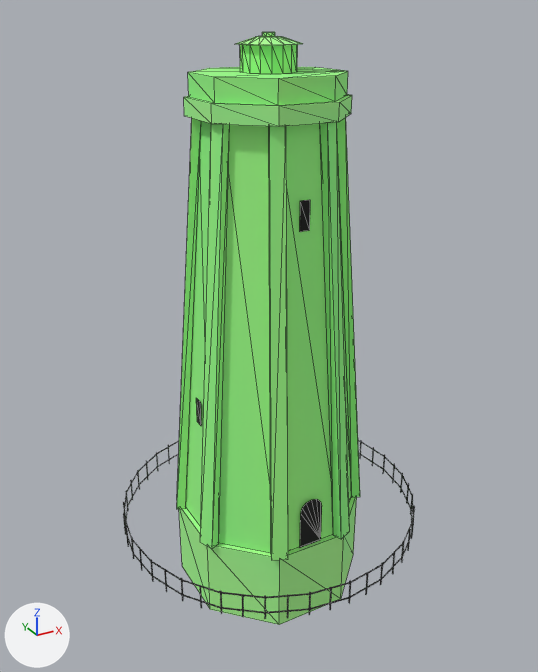
An edit to the glTF model Data/RideUK/Sites/hardy.glb, drawn before and after from the same camera.
Both versions are drawn from a camera (50 mm lens) standing at (-14.6, -26.6, 22.8) and looking at (0.0, 0.0, 9.5). The lights are fixed; the arrows at lower left show +X, +Y and +Z. The picture after the commit comes second. Mesh edges are drawn as thin lines on the coarser meshes. Vertices at exactly the same position are counted once.

Names of what the first picture shows: 'railing', 'tower#far', 'windows'.
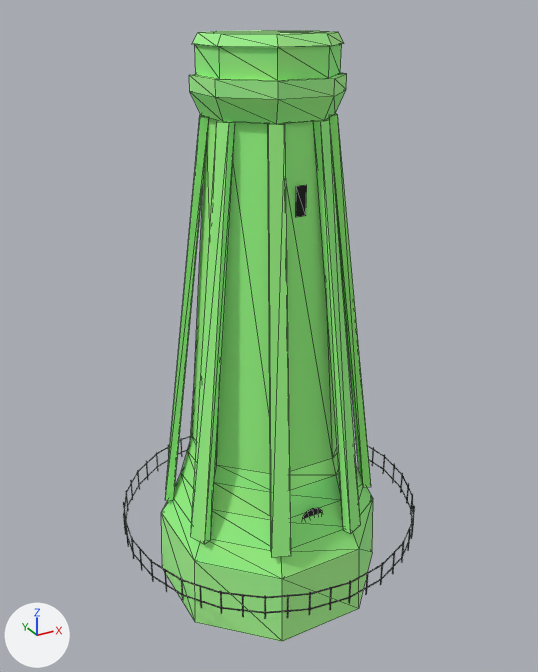
Changed parts and their boxes (x1, y1, x2, y2) in the pictures (538 x 672 px; the box of a moved part takes in the faces that stretch with it):
'tower#far', reshaped (16% wider): before (177, 32, 360, 625); after (161, 30, 373, 642)
'windows', reshaped: before (196, 200, 322, 548); after (296, 185, 322, 519)
part 1 of me_tower_far, moved or reshaped: before (337, 117, 360, 497); after (329, 113, 371, 487)
part 2 of me_tower_far, moved or reshaped: before (320, 122, 350, 539); after (313, 119, 361, 534)
part 3 of me_tower_far, moved or reshaped: before (269, 126, 288, 561); after (268, 124, 291, 558)
part 4 of me_tower_far, moved or reshaped: before (200, 124, 230, 549); after (191, 121, 235, 544)
part 5 of me_tower_far, moved or reshaped: before (177, 118, 201, 509); after (165, 115, 209, 500)
part 6 of me_tower_far, moved or reshaped: before (188, 67, 348, 105); after (195, 44, 341, 81)
part 7 of me_tower_far, moved or reshaped: before (179, 497, 357, 625); after (192, 30, 344, 47)
part 8 of me_tower_far, rebuilt (53% taller): before (184, 94, 352, 127); after (189, 73, 347, 124)
part 9 of me_tower_far, rebuilt (28% wider, 21% taller): before (186, 121, 351, 553); after (161, 118, 373, 642)
part 10 of me_tower_far, deleted (green): before (240, 44, 298, 74)
part 11 of me_tower_far, deleted (green): before (235, 36, 303, 45)
part 12 of me_tower_far, deleted: before (262, 32, 275, 37)
part 13 of me_windows, moved or reshaped: before (300, 499, 322, 548); after (303, 508, 322, 519)
part 14 of me_windows, moved or reshaped (not visible afterwards): before (196, 398, 201, 425)
part 15 of me_windows, moved or reshaped: before (300, 200, 310, 232); after (296, 185, 307, 217)

What the commit changed:
me_tower_far is used by ob_tower_far; location (0.0, 0.0, 0.0).
me_tower_far had 208 vertices, 298 faces and spanned x -4.3..4.3, y -4.3..4.3, z -3.0..22.0.
me_tower_far now has 176 vertices, 292 faces and spans x -5.0..5.0, y -5.0..5.0, z -3.0..22.0.
me_tower_far part 1: the loose piece of 8 vertices spanning x 2.3..4.3, y -2.1..-0.7, z 0.8..19.0 is multiplied about its middle by the matrix ((0.971, 0.0, -0.045), (0.0, 0.972, 0.019), (0.045, -0.019, 0.971)), then moved by (0.1, 0.0, 0.3).
me_tower_far part 2: the loose piece of 8 vertices spanning x 0.7..2.1, y -4.3..-2.3, z 0.8..19.0 is multiplied about its middle by the matrix ((0.972, 0.0, -0.019), (0.0, 0.971, 0.045), (0.019, -0.045, 0.971)), then moved by (0.0, -0.1, 0.3).
me_tower_far part 3: the loose piece of 8 vertices spanning x -2.1..-0.7, y -4.3..-2.3, z 0.8..19.0 is multiplied about its middle by the matrix ((0.972, 0.0, 0.019), (0.0, 0.971, 0.045), (-0.019, -0.045, 0.971)), then moved by (0.0, -0.1, 0.3).
me_tower_far part 4: the loose piece of 8 vertices spanning x -4.3..-2.3, y -2.1..-0.7, z 0.8..19.0 is multiplied about its middle by the matrix ((0.971, 0.0, 0.045), (0.0, 0.972, 0.019), (-0.045, -0.019, 0.971)), then moved by (-0.1, 0.0, 0.3).
me_tower_far part 5: the loose piece of 8 vertices spanning x -4.3..-2.3, y 0.7..2.1, z 0.8..19.0 is multiplied about its middle by the matrix ((0.971, 0.0, 0.045), (0.0, 0.972, -0.019), (-0.045, 0.019, 0.971)), then moved by (-0.1, 0.0, 0.3).
me_tower_far part 6: the loose piece of 16 vertices spanning x -2.9..2.9, y -2.9..2.9, z 19.7..20.6 is scaled about its middle by (0.903, 0.903, 1.22), then moved by (0.0, 0.0, 0.9).
me_tower_far part 7: the loose piece of 16 vertices spanning x -4.1..4.1, y -4.1..4.1, z -3.0..0.8 is scaled about its middle by (0.633, 0.633, 0.105), then moved by (0.0, 0.0, 22.9).
me_tower_far part 8: the loose piece of 16 vertices spanning x -3.0..3.0, y -3.0..3.0, z 19.0..19.7 is rebuilt with 24 vertices and now spans x -2.8..2.8, y -2.8..2.8, z 19.0..20.5.
me_tower_far part 9: the loose piece of 16 vertices spanning x -3.8..3.8, y -3.8..3.8, z 0.8..19.0 is rebuilt with 56 vertices and now spans x -5.0..5.0, y -5.0..5.0, z -3.0..19.0.
me_tower_far part 10: the loose piece of 32 vertices spanning x -1.1..1.1, y -1.1..1.1, z 20.6..21.6 is deleted.
me_tower_far part 11: the loose piece of 32 vertices spanning x -1.3..1.3, y -1.3..1.3, z 21.6..21.9 is deleted.
me_tower_far part 12: the loose piece of 16 vertices spanning x -0.2..0.2, y -0.2..0.2, z 21.9..22.0 is deleted.
Other edits to the shape of me_tower_far do not show in these pictures.
me_windows is used by ob_windows; location (0.0, 0.0, 0.0).
me_windows had 21 vertices, 13 faces and spanned x -3.5..2.4, y -3.9..2.4, z 0.8..16.2.
me_windows now has 21 vertices, 13 faces and spans x -3.2..2.2, y -4.0..2.2, z 0.4..16.7.
me_windows part 13: the loose piece of 9 vertices spanning x -0.6..0.6, y -3.9, z 0.8..3.2 is moved by (0.0, -0.1, -0.4).
me_windows part 14: the loose piece of 4 vertices spanning x -3.5, y -0.2..0.2, z 6.0..7.2 is moved by (0.3, 0.0, 1.0).
me_windows part 15: the loose piece of 4 vertices spanning x -0.2..0.2, y -2.9, z 15.0..16.2 is moved by (0.0, 0.3, 0.5).
Other edits to the shape of me_windows do not show in these pictures.
